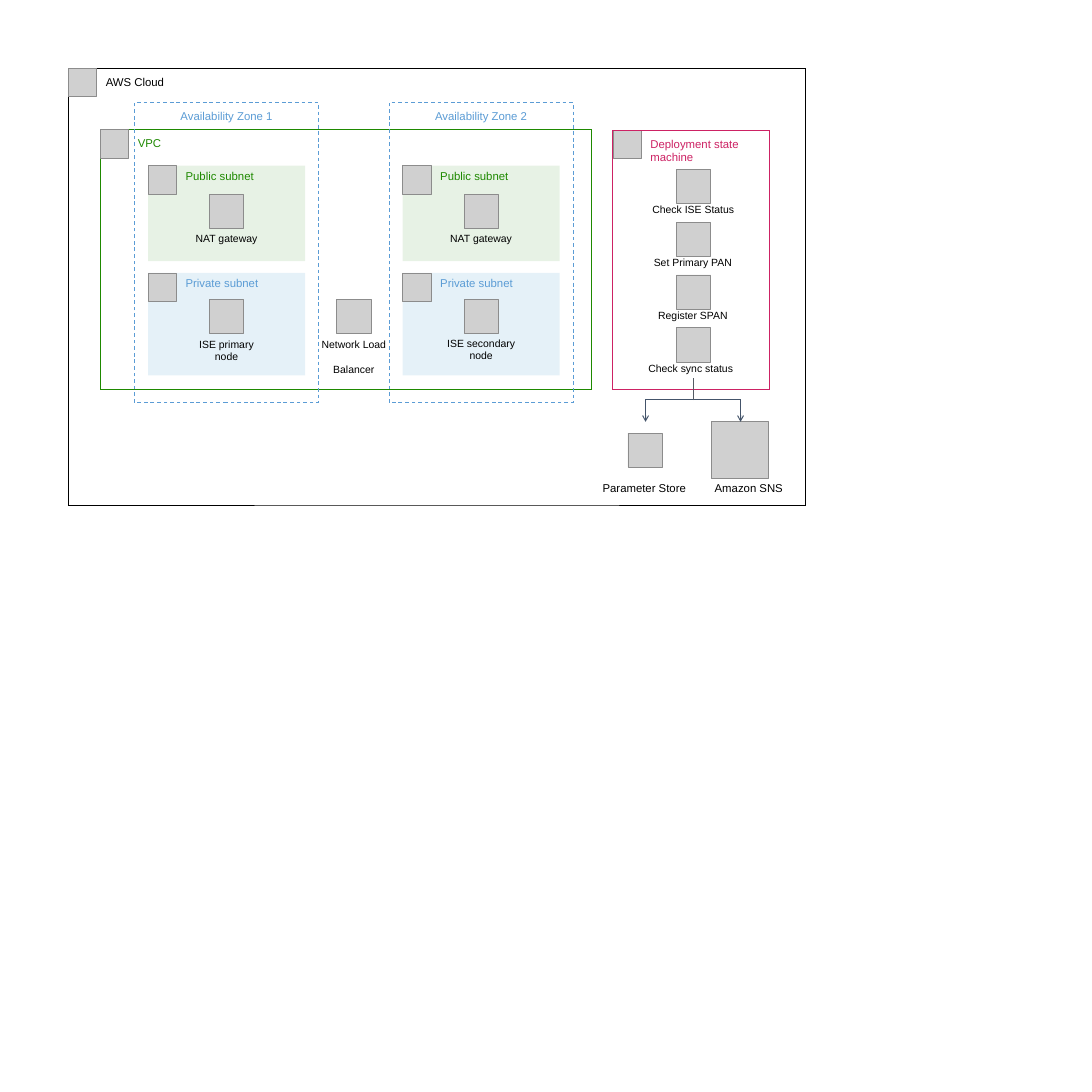
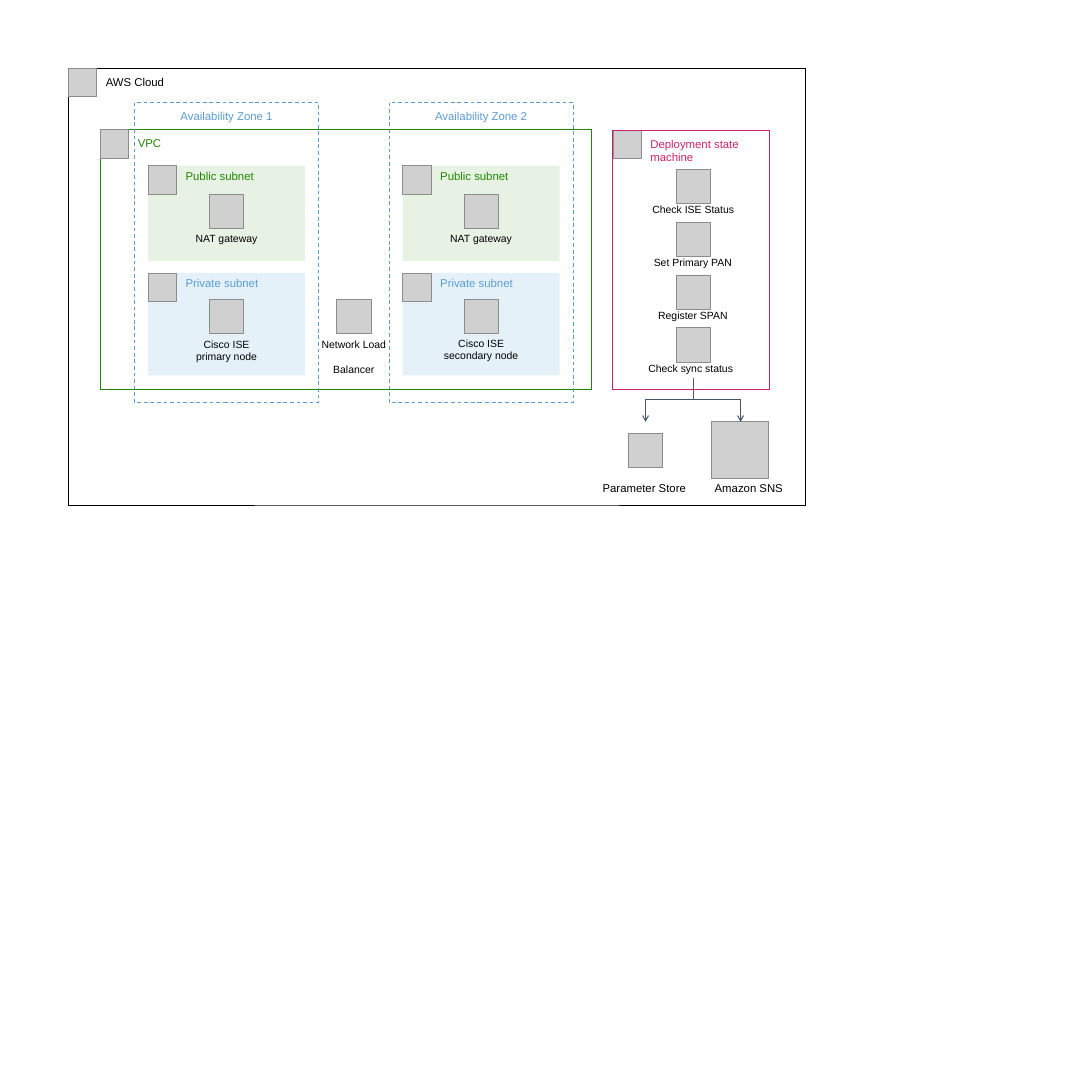
Before and after one commit to aws-quickstart/quickstart-cisco-ise-on-aws, a slide deck: slide 3 of docs/deployment_guide/images/quickstart-cisco-ise-on-aws-architecture-diagram.pptx. Drawn at 1092x1092 pixels with LibreOffice and Linux fonts; fonts in the diff are those of the drawing; grey boxes stand for pictures. Boxes give left, top, right and bottom in pixels: in the first picture for what was removed or moved away, otherwise in the second. Text is boxed around its words. In the diff, an @@ line names an element or a change of style, - is before the commit and + after.

```diff
--- a/docs/deployment_guide/images/quickstart-cisco-ise-on-aws-architecture-diagram.pptx
+++ b/docs/deployment_guide/images/quickstart-cisco-ise-on-aws-architecture-diagram.pptx
@@ text at box(196, 340, 257, 362): text changed @@
-ISE primary node
+Cisco ISE primary node
@@ text at box(444, 339, 518, 361): text changed @@
-ISE secondary node
+Cisco ISE secondary node
```
Also in this commit, not shown: 2 other slides changed, 1 slide removed, 4 other files.
